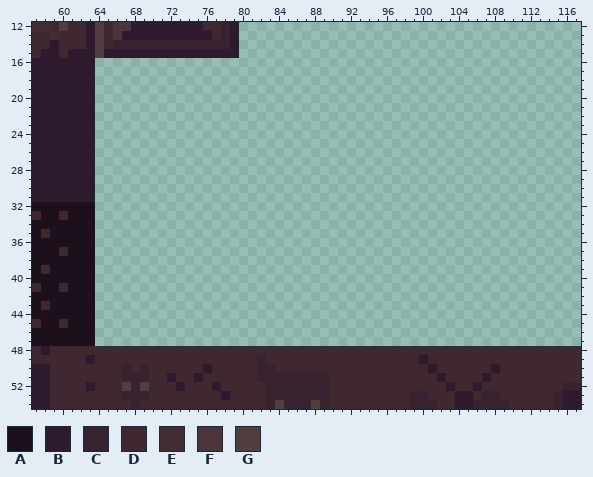
File history of a pixel-art file, assets/art/tileset/misc.aseprite. That is the earlier state.
256x256 pixels, 1 frame. Colours within 5 levels of each other are drawn and written as one. Shown: x 57..117, y 12..54. The commit also changed other parts of the picture, which this record leaves out.
Palette (. is transparent): A #1b101b  B #2e1a2d  C #37222f  D #3f2830  E #422e32  F #4a363a  G #523d41
Pixels before (only the part around the change), first column x 57:
12 EEDGDDBGDFFBBBBBBBBDDCB......................................
13 DDEDDDBGDFBBBBBBBBBBDCB......................................
14 DDBDDDBGDCCCCCCCCCCCCCB......................................
15 DBBDBBBGBBBBBBBBBBBBBBB......................................
16 BBBBBBB......................................................
17 BBBBBBB......................................................
18 BBBBBBB......................................................
19 BBBBBBB......................................................
20 BBBBBBB......................................................
21 BBBBBBB......................................................
22 BBBBBBB......................................................
23 BBBBBBB......................................................
24 BBBBBBB......................................................
25 BBBBBBB......................................................
26 BBBBBBB......................................................
27 BBBBBBB......................................................
28 BBBBBBB......................................................
29 BBBBBBB......................................................
30 BBBBBBB......................................................
31 BBBBBBB......................................................
32 AAAAAAA......................................................
33 DAADAAA......................................................
34 AAAAAAA......................................................
35 ADAAAAA......................................................
36 AAAAAAA......................................................
37 AAADAAA......................................................
38 AAAAAAA......................................................
39 ADAAAAA......................................................
40 AAAAAAA......................................................
41 DAADAAA......................................................
42 AAAAAAA......................................................
43 ADAAAAA......................................................
44 AAAAAAA......................................................
45 DAADAAA......................................................
46 AAAAAAA......................................................
47 AAAAAAA......................................................
48 DBDDDDDDDDDDDDDDDDDDDDDDDDDDDDDDDDDDDDDDDDDDDDDDDDDDDDDDDDDDD
49 DDDDDDBDDDDDDDDDDDDDDDDDDCDDDDDDDDDDDDDDDDDBDDDDDDDDDDDDDDDDD
50 BBDDDDDDDDCDCDDDDDDBDDDDDCCDDDDDDDDDDDDDDDDDBDDDDDDBDDDDDDDDD
51 BBDDDDDDDDCCCDDBDDBDDDDDDCCCCCCCCDDDDDDDDDDDDBDDDDBDDDDDDDDDD
52 BBDDDDBDDDGCGDDDBDDDBDDDDDCCCCCCCDDDDDDDDDDDDDBDDBDDDDDDDDDCC
The same view after the edit:
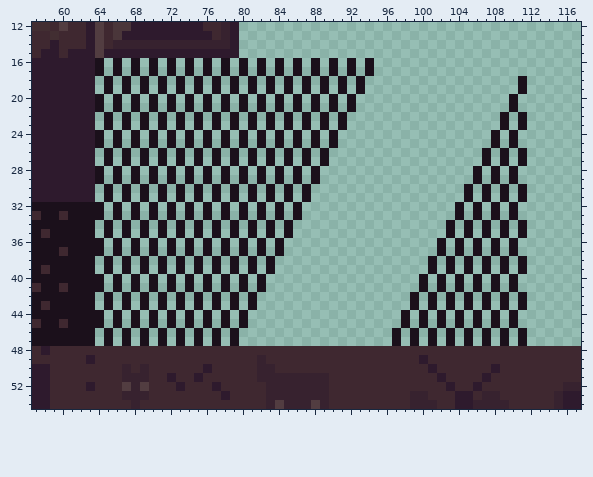
Edits made:
Changed rows in their new state; - is an unchanged pixel.
first column x 64:
16 A-A-A-A-A-A-A-A-A-A-A-A-A-A-A-A-----------------
17 A-A-A-A-A-A-A-A-A-A-A-A-A-A-A-A-----------------
18 -A-A-A-A-A-A-A-A-A-A-A-A-A-A-A-----------------A
19 -A-A-A-A-A-A-A-A-A-A-A-A-A-A-A-----------------A
20 A-A-A-A-A-A-A-A-A-A-A-A-A-A-A-----------------A-
21 A-A-A-A-A-A-A-A-A-A-A-A-A-A-A-----------------A-
22 -A-A-A-A-A-A-A-A-A-A-A-A-A-A-----------------A-A
23 -A-A-A-A-A-A-A-A-A-A-A-A-A-A-----------------A-A
24 A-A-A-A-A-A-A-A-A-A-A-A-A-A-----------------A-A-
25 A-A-A-A-A-A-A-A-A-A-A-A-A-A-----------------A-A-
26 -A-A-A-A-A-A-A-A-A-A-A-A-A-----------------A-A-A
27 -A-A-A-A-A-A-A-A-A-A-A-A-A-----------------A-A-A
28 A-A-A-A-A-A-A-A-A-A-A-A-A-----------------A-A-A-
29 A-A-A-A-A-A-A-A-A-A-A-A-A-----------------A-A-A-
30 -A-A-A-A-A-A-A-A-A-A-A-A-----------------A-A-A-A
31 -A-A-A-A-A-A-A-A-A-A-A-A-----------------A-A-A-A
32 A-A-A-A-A-A-A-A-A-A-A-A-----------------A-A-A-A-
33 A-A-A-A-A-A-A-A-A-A-A-A-----------------A-A-A-A-
34 -A-A-A-A-A-A-A-A-A-A-A-----------------A-A-A-A-A
35 -A-A-A-A-A-A-A-A-A-A-A-----------------A-A-A-A-A
36 A-A-A-A-A-A-A-A-A-A-A-----------------A-A-A-A-A-
37 A-A-A-A-A-A-A-A-A-A-A-----------------A-A-A-A-A-
38 -A-A-A-A-A-A-A-A-A-A-----------------A-A-A-A-A-A
39 -A-A-A-A-A-A-A-A-A-A-----------------A-A-A-A-A-A
40 A-A-A-A-A-A-A-A-A-A-----------------A-A-A-A-A-A-
41 A-A-A-A-A-A-A-A-A-A-----------------A-A-A-A-A-A-
42 -A-A-A-A-A-A-A-A-A-----------------A-A-A-A-A-A-A
43 -A-A-A-A-A-A-A-A-A-----------------A-A-A-A-A-A-A
44 A-A-A-A-A-A-A-A-A-----------------A-A-A-A-A-A-A-
45 A-A-A-A-A-A-A-A-A-----------------A-A-A-A-A-A-A-
46 -A-A-A-A-A-A-A-A-----------------A-A-A-A-A-A-A-A
47 -A-A-A-A-A-A-A-A-----------------A-A-A-A-A-A-A-A
Boxes around the changes in both pictures, in picture pixels (x1, y1, x2, y2):
added: (95, 58, 374, 346)
added: (392, 76, 527, 346)
